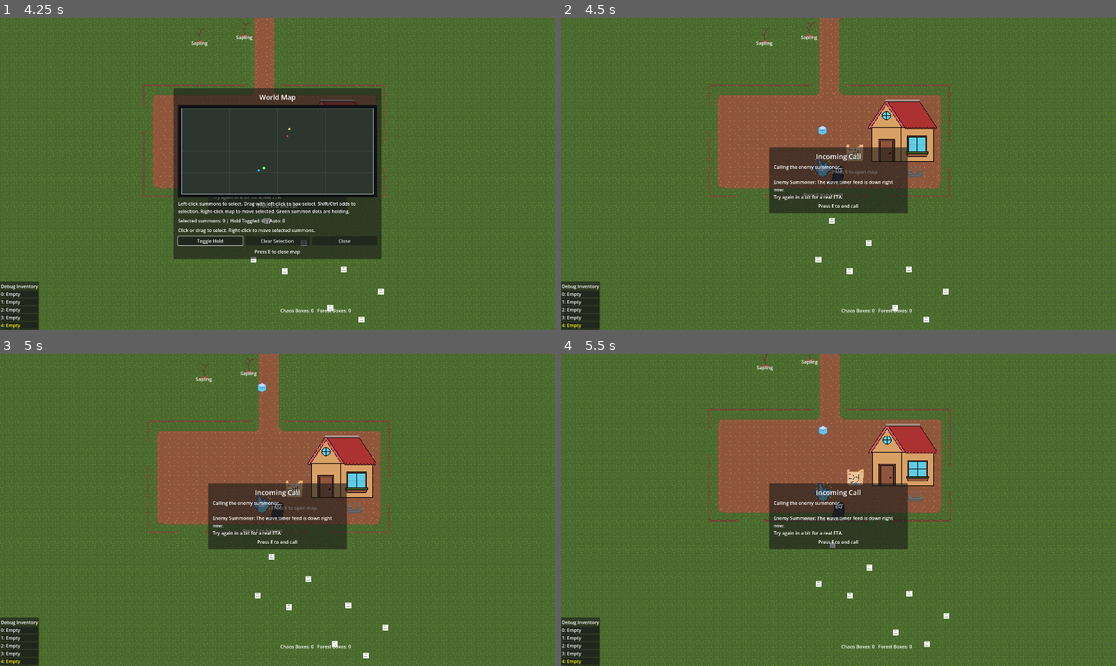
Above: before the commit, frames 1-4 (two rows, left to right).
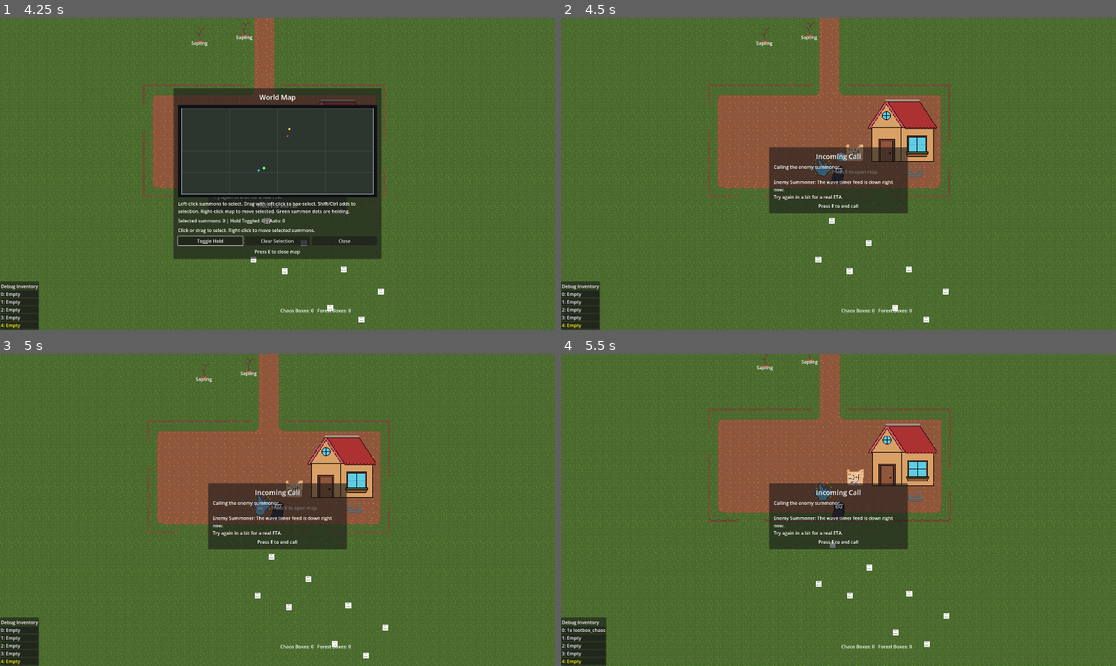
Above: after the commit, the same moments.

Repository: Uvecrep/Gamba
Game: Godot game, scene res://levels/main.tscn
The game is run twice, just before and just after one commit, with the same random seed, the same clock (stepped at 60 frames per second) and the same inputs.
Inputs (mouse positions are in pixels of both pictures, inside the frame that each line leads up to):
- Up to frame 1 (4.25 s): tap E (interact) at 0.5, 0.6, 1.25, 2, 2.3, 2.75, 3.5, 3.8 s; move the mouse to (399, 158) at 0.52 s; hold D (right) 0.53-1.25 s; click (399, 158) at 0.67 s; drag from (277, 152) to (183, 27) at 1.27 s; move the mouse to (333, 105) at 2.02 s; hold D (right) 2.03-2.75 s; tap Mouse wheel down (scroll_down) at 2.1 s; drag from (249, 236) to (138, 33) at 2.77 s; move the mouse to (444, 220) at 3.52 s; hold A (left) from 3.53 s (still down); tap Q (use_lootbox) at 3.6 s
- Up to frame 2 (4.5 s): release A (left) at 4.25 s; tap E (interact) at 4.25 s; drag from (672, 127) to (832, 174) at 4.27 s
- Up to frame 3 (5 s): no input
- Up to frame 4 (5.5 s): move the mouse to (866, 510) at 5.02 s; hold S (down) from 5.03 s (still down); tap E (interact) at 5.1 s; click (866, 510) at 5.17 s

Frame 1 is identical in both runs. In frame 2, 0.1% of the frame differs, in the area x 43-52%, y 34-58%; in frame 3, 0.1%; in frame 4, 0.3%, in the area x 1-51%, y 22-100%.
Error before the commit: Invalid assignment of property or key 'floating_to' with value of type 'CharacterBody2D (Player)' on a base object of type 'RigidBody2D (Pickup)'. (res://entit…

Commit message:
Trees working again

Diff:
--- a/entities/crystal/crystal.gd
+++ b/entities/crystal/crystal.gd
@@ -6,7 +6,7 @@
 @export var starting_lootboxes: int = 0
 @export var harvest_prompt_action: StringName = &"interact"
 @export var default_harvest_range: float = 96.0
-@export var box_pickup_scene : PackedScene = preload("res://entities/pickups/box_pickup.tscn")
+var box_pickup_scene : PackedScene = preload("res://entities/pickups/box_pickup.tscn")
 
 
 @export var produced_lootbox_id: StringName
@@ -37,19 +37,17 @@
 	return _lootboxes > 0
 
 func harvest_fruit(amount: int = 1) -> int:
-	if amount <= 0:
-		return 0
+	if amount <= 0: return 0
 
 	var harvested: int = mini(amount, _lootboxes)
-	if harvested <= 0:
-		return 0
+	if harvested <= 0: return 0
 
 	for i in range(harvested):
 		var new_box: Pickup = box_pickup_scene.instantiate()
 		$"..".add_child(new_box)
 		new_box.position = position
 		new_box.apply_central_impulse(Vector2.UP * 600)
-		new_box.floating_to=$"../player"
+		new_box.floating_towards=$"../player"
 		new_box.item_id=produced_lootbox_id
 
 
--- a/entities/pickups/box_pickup.gd
+++ /dev/null
@@ -1,14 +0,0 @@
-extends Pickup
-class_name BoxPickup
-
-@export var lootbox_id : StringName
-
-func apply_pickup(player : Player) -> bool:
-	if not LootboxGlobals.lootboxes.has(lootbox_id):
-		push_error("BoxPickup.apply_pickup(): Tried to pick up lootbot with invalid ID '" + lootbox_id + "'.")
-		return false
-
-	var lootbox = LootboxGlobals.lootboxes[lootbox_id]
-	print("Picked up box" + lootbox.name)
-	player.inventory.add_lootboxes(lootbox,1)
-	return true
--- a/entities/pickups/box_pickup.tscn
+++ b/entities/pickups/box_pickup.tscn
@@ -35,8 +35,8 @@
 vertical_alignment = 1
 
 [node name="Area2D" type="Area2D" parent="." unique_id=245951352]
-collision_layer = 0
-collision_mask = 2
+collision_layer = 16
+collision_mask = 0
 
 [node name="CollisionShape2D" type="CollisionShape2D" parent="Area2D" unique_id=89817170]
 position = Vector2(-0.5, -0.5)
--- a/entities/pickups/pickup_example.tscn
+++ /dev/null
@@ -1,11 +0,0 @@
-[gd_scene format=3 uid="uid://bvt606eb2ld6j"]
-
-[ext_resource type="PackedScene" uid="uid://jyurkxlawu41" path="res://entities/pickups/pickup.tscn" id="1_yyn5h"]
-[ext_resource type="PackedScene" uid="uid://bhxxgyq6e3ond" path="res://entities/player/player.tscn" id="2_tr680"]
-
-[node name="PickupExample" type="Node2D" unique_id=1510140489]
-
-[node name="Pickup" parent="." unique_id=90449676 instance=ExtResource("1_yyn5h")]
-
-[node name="player" parent="." unique_id=57563531 instance=ExtResource("2_tr680")]
-position = Vector2(140, -8)
--- a/entities/pickups/sapling_pickup.gd
+++ /dev/null
@@ -1,11 +0,0 @@
-extends Pickup
-class_name SaplingPickup
-
-func apply_pickup(player: Player) -> bool:
-	if player == null:
-		return false
-	if not player.has_method("pick_up_sapling"):
-		push_warning("SaplingPickup: player is missing pick_up_sapling().")
-		return false
-
-	return bool(player.call("pick_up_sapling"))
--- a/entities/pickups/sapling_pickup.tscn
+++ b/entities/pickups/sapling_pickup.tscn
@@ -28,8 +28,8 @@
 horizontal_alignment = 1
 
 [node name="Area2D" type="Area2D" parent="." unique_id=842771787]
-collision_layer = 0
-collision_mask = 2
+collision_layer = 16
+collision_mask = 0
 
 [node name="CollisionShape2D" type="CollisionShape2D" parent="Area2D" unique_id=374092680]
 shape = SubResource("RectangleShape2D_1d86d")
--- a/entities/player/player.gd
+++ b/entities/player/player.gd
@@ -18,7 +18,6 @@
 
 @onready var camera: Camera2D = $Camera2D
 @onready var collision_shape_2d: CollisionShape2D = $CollisionShape2D
-@onready var pickup_radius: Area2D = $PickupRadius
 
 var inventory: PlayerInventory = PlayerInventory.new()
 var world_bounds: Rect2 = Rect2()
--- a/entities/player/player.tscn
+++ b/entities/player/player.tscn
@@ -33,6 +33,7 @@
 shape = SubResource("CircleShape2D_abrql")
 
 [node name="PickupCollectRadius" type="Area2D" parent="." unique_id=1705002565]
+z_index = 1
 collision_layer = 0
 collision_mask = 16
 
--- a/entities/tree/tree.gd
+++ b/entities/tree/tree.gd
@@ -2,16 +2,20 @@
 
 signal fruit_count_changed(current: int, maximum: int)
 
-@export var growth_interval_seconds: float = 30.0
+@export var growth_interval_seconds: float = 10.0
 @export var max_fruit: int = 6
 @export var starting_fruit: int = 0
 @export var harvest_prompt_action: StringName = &"interact"
 @export var default_harvest_range: float = 96.0
+var box_pickup_scene : PackedScene = preload("res://entities/pickups/box_pickup.tscn")
+
+@export var produced_lootbox_id: StringName
 
 var _fruit_count: int = 0
 var _shown_fruit_indices: Array[int] = []
 var _rng: RandomNumberGenerator = RandomNumberGenerator.new()
 var _harvest_hint_text: String = "E"
+
 
 @onready var _growth_timer: Timer = $GrowthTimer
 @onready var _harvest_prompt_label: Label = $HarvestPromptLabel
@@ -48,12 +52,18 @@
 	return _fruit_count > 0
 
 func harvest_fruit(amount: int = 1) -> int:
-	if amount <= 0:
-		return 0
+	if amount <= 0:return 0
 
 	var harvested := mini(amount, _fruit_count)
-	if harvested <= 0:
-		return 0
+	if harvested <= 0: return 0
+
+	for i in range(harvested):
+		var new_box: Pickup = box_pickup_scene.instantiate()
+		$"..".add_child(new_box)
+		new_box.position = position
+		new_box.apply_central_impulse(Vector2.UP * 600)
+		new_box.floating_towards=$"../player"
+		new_box.item_id=produced_lootbox_id
 
 	_set_fruit_count(_fruit_count - harvested)
 	_refresh_growth_timer()
--- a/entities/tree/tree.tscn
+++ b/entities/tree/tree.tscn
@@ -9,6 +9,7 @@
 
 [node name="tree" type="StaticBody2D" unique_id=591576038]
 script = ExtResource("1_2e5kc")
+produced_lootbox_id = &"lootbox_forest"
 
 [node name="CollisionShape2D" type="CollisionShape2D" parent="." unique_id=684601904]
 position = Vector2(0, 18)
--- a/levels/main.tscn
+++ b/levels/main.tscn
@@ -43,6 +43,7 @@
 spawn_interval = 10.0
 
 [node name="player" parent="." unique_id=57563531 instance=ExtResource("1_2262g")]
+z_index = 1
 position = Vector2(652, 451)
 
 [node name="UI" type="CanvasLayer" parent="." unique_id=299344106]
Not shown, removed: entities/pickups/box_pickup.gd.uid
Not shown, removed: entities/pickups/sapling_pickup.gd.uid
